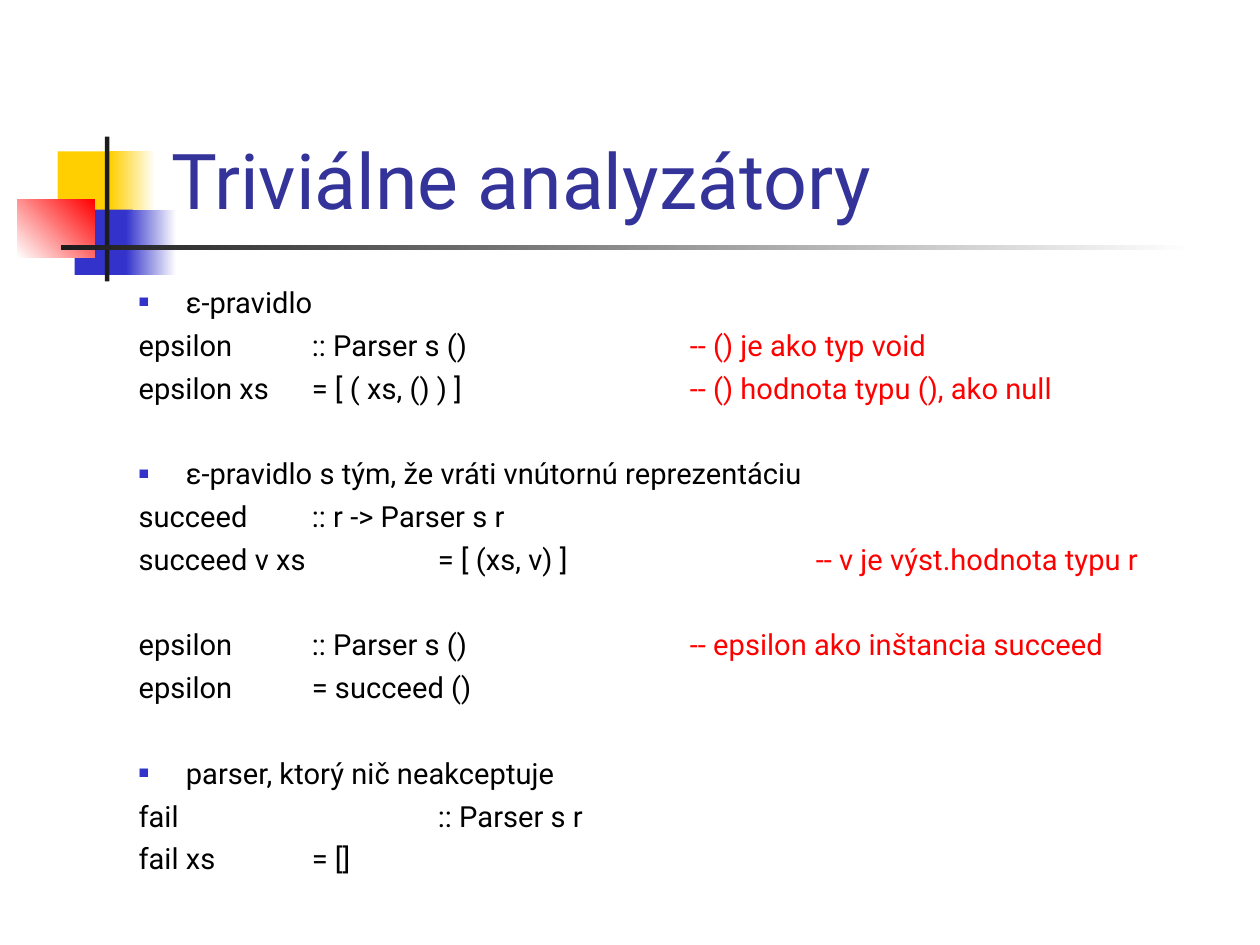
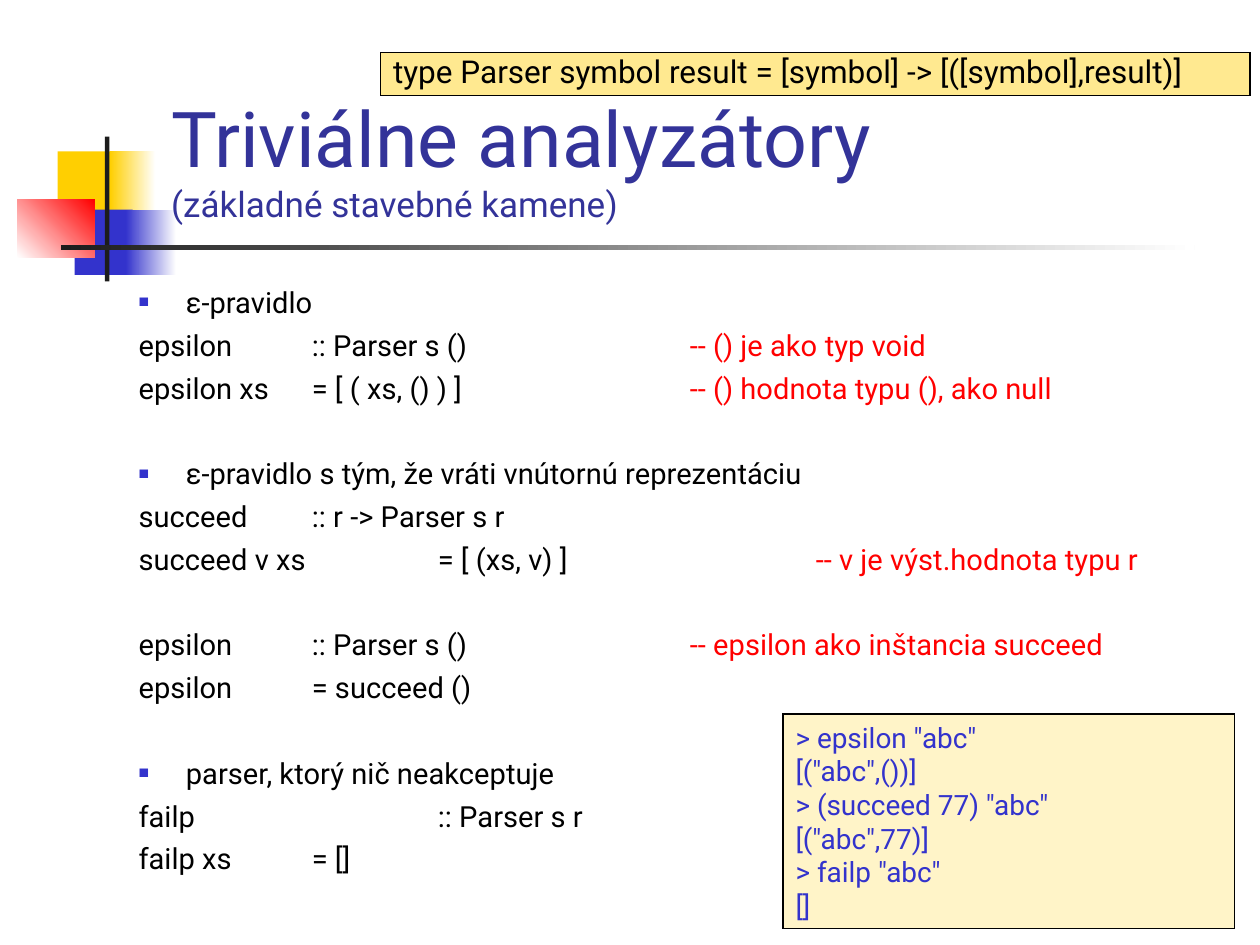
Before and after one commit to Funkcionalne/Prednasky, a slide deck: slide 18 of 09/09_fpro.ppt (slide 12 before the commit). Drawn at 1260x945 pixels with LibreOffice and Linux fonts; fonts in the diff are those of the drawing. Boxes give left, top, right and bottom in pixels: in the first picture for what was removed or moved away, otherwise in the second. Text is boxed around its words. In the diff, an @@ line names an element or a change of style, - is before the commit and + after.

```diff
--- a/09/09_fpro.ppt
+++ b/09/09_fpro.ppt
@@ rectangle added at (381, 53, 1250, 96), fill #FFE990, outline #000000 0.74 pt, 18 pt, text #000000 @@
+type Parser symbol result = [symbol] -> [([symbol],result)]
@@ title at (171, 109, 871, 225): text changed; size 44 to 20 pt @@
-Triviálne analyzátory
+Triviálne analyzátory
+(základné stavebné kamene)
@@ rectangle added at (784, 714, 1235, 929), fill #FFF4C8, outline #000000 0.74 pt, 16 pt, text #3333CC @@
+> epsilon "abc"
+[("abc",())]
+> (succeed 77) "abc"
+[("abc",77)]
+> failp "abc"
+[]
@@ text at (139, 805, 583, 875): text changed @@
-fail :: Parser s r
-fail xs = []
+failp :: Parser s r
+failp xs = []
```
Also in this commit, not shown: 20 other slides changed, 6 slides added, 3 other files.
